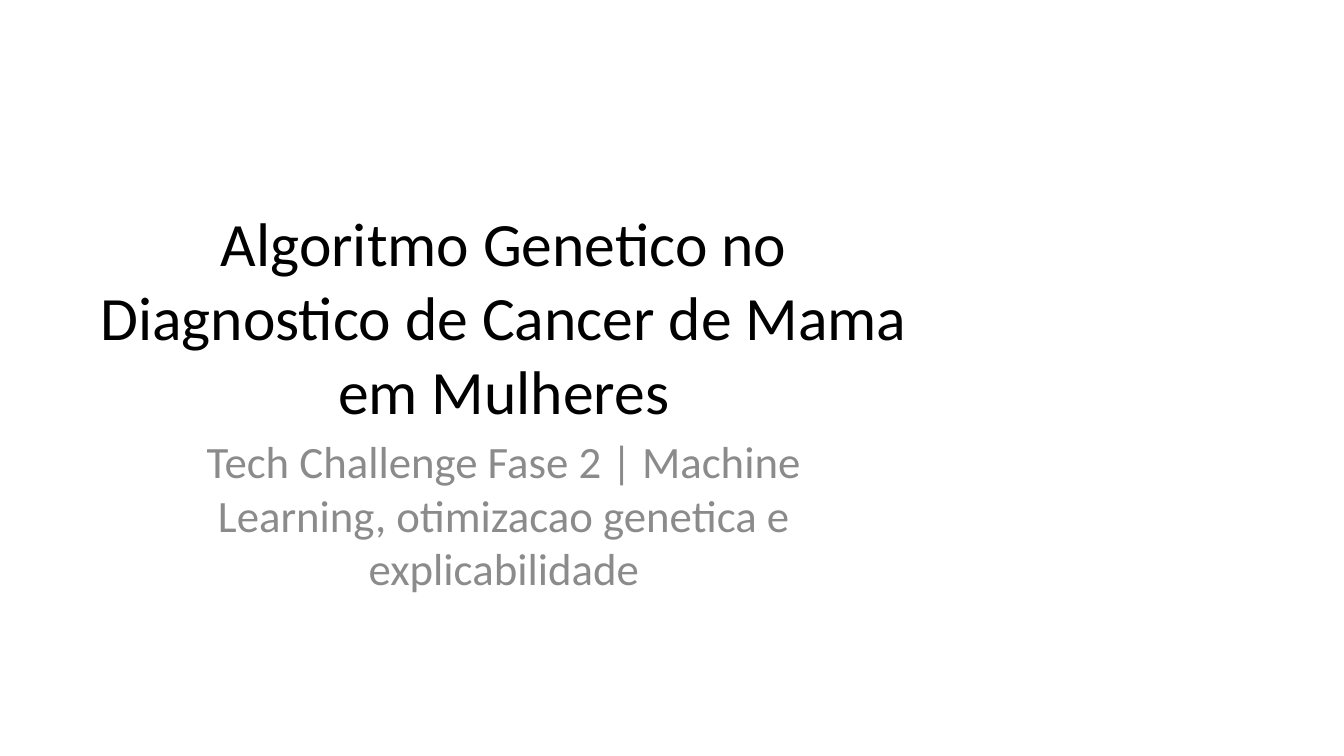
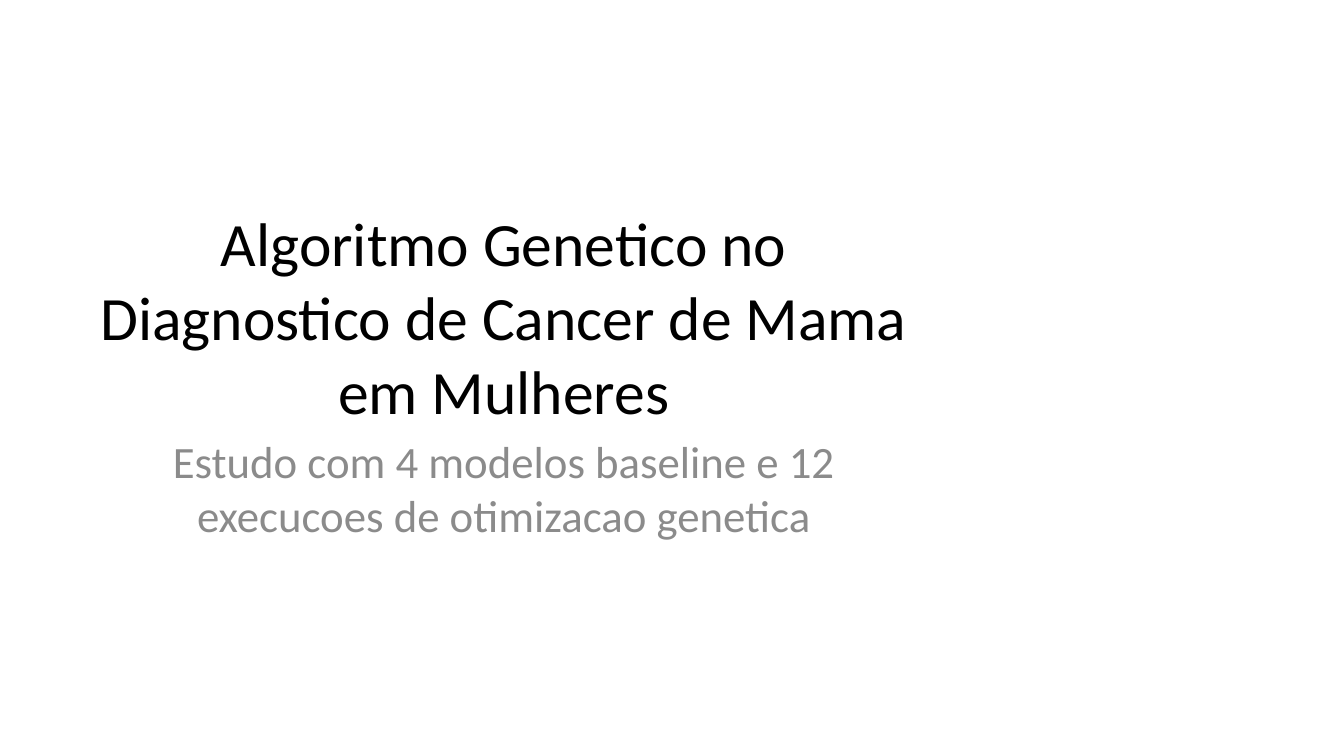
Before and after one commit to DanielNeto1092/tech-challenge-fase2, a slide deck: slide 1 of docs/Apresentacao_Algoritmo_Genetico_Cancer_de_Mama.pptx. Drawn at 1344x756 pixels with LibreOffice and Linux fonts; fonts in the diff are those of the drawing. Boxes give left, top, right and bottom in pixels: in the first picture for what was removed or moved away, otherwise in the second. Text is boxed around its words. In the diff, an @@ line names an element or a change of style, - is before the commit and + after.

```diff
--- a/docs/Apresentacao_Algoritmo_Genetico_Cancer_de_Mama.pptx
+++ b/docs/Apresentacao_Algoritmo_Genetico_Cancer_de_Mama.pptx
@@ subtitle at box(173, 447, 834, 540): text changed @@
-Tech Challenge Fase 2 | Machine Learning, otimizacao genetica e explicabilidade
+Estudo com 4 modelos baseline e 12 execucoes de otimizacao genetica
```
Also in this commit, not shown: 5 other slides changed, 10 slides added, 15 slides removed, 28 other files.
